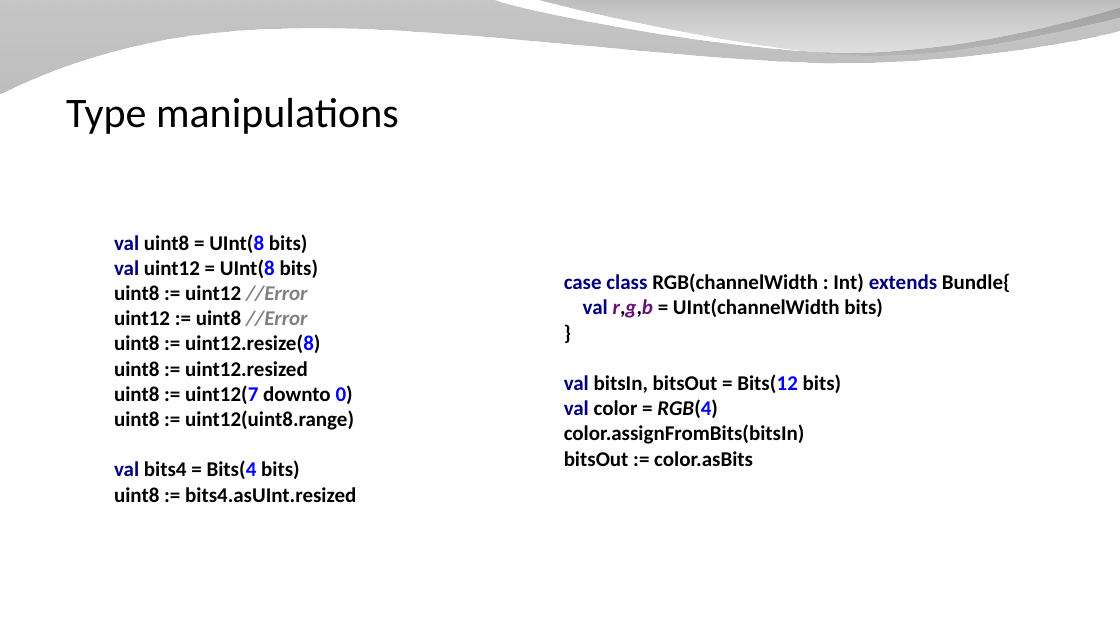
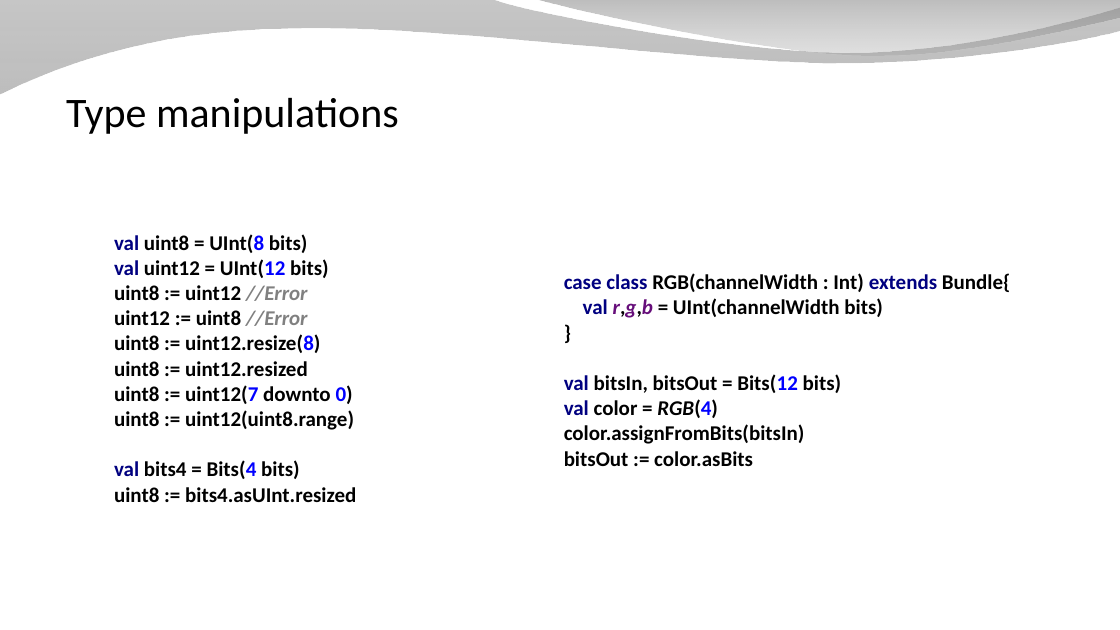
Before and after one commit to SpinalHDL/SpinalDoc, a slide deck: slide 9 of presentation/en/workshop/equivalence.odp (slide 5 before the commit). Drawn at 1120x630 pixels with LibreOffice and Linux fonts; fonts in the diff are those of the drawing; background and template pictures are left out. Boxes give left, top, right and bottom in pixels: in the first picture for what was removed or moved away, otherwise in the second. Text is boxed around its words. In the diff, an @@ line names an element or a change of style, - is before the commit and + after.

```diff
--- a/presentation/en/workshop/equivalence.odp
+++ b/presentation/en/workshop/equivalence.odp
@@ text at <box>114,234,356,502</box>: text changed @@
-val uint8 = UInt(8 bits)
-val uint12 = UInt(8 bits)
-uint8 := uint12 //Error
-uint12 := uint8 //Error
-uint8 := uint12.resize(8)
-uint8 := uint12.resized
-uint8 := uint12(7 downto 0)
-uint8 := uint12(uint8.range)
-val bits4 = Bits(4 bits)
-uint8 := bits4.asUInt.resized
+val uint8 = UInt(8 bits)
+val uint12 = UInt(12 bits)
+uint8 := uint12 //Error
+uint12 := uint8 //Error
+uint8 := uint12.resize(8)
+uint8 := uint12.resized
+uint8 := uint12(7 downto 0)
+uint8 := uint12(uint8.range)
+val bits4 = Bits(4 bits)
+uint8 := bits4.asUInt.resized
```
Also in this commit, not shown: 5 other slides changed, 4 slides added, 3 other files.
